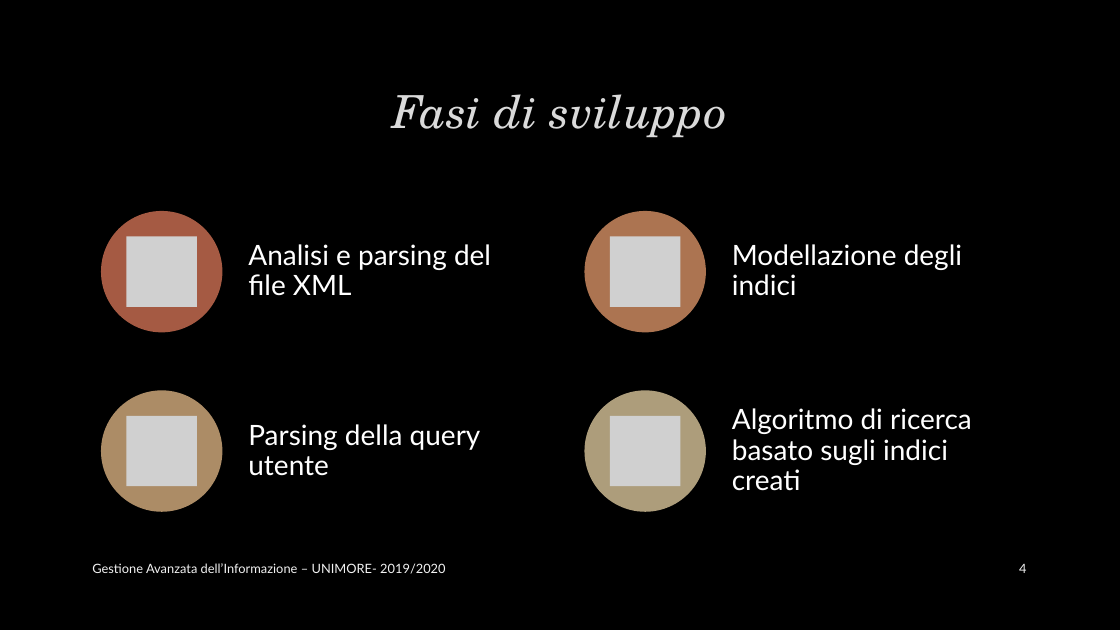
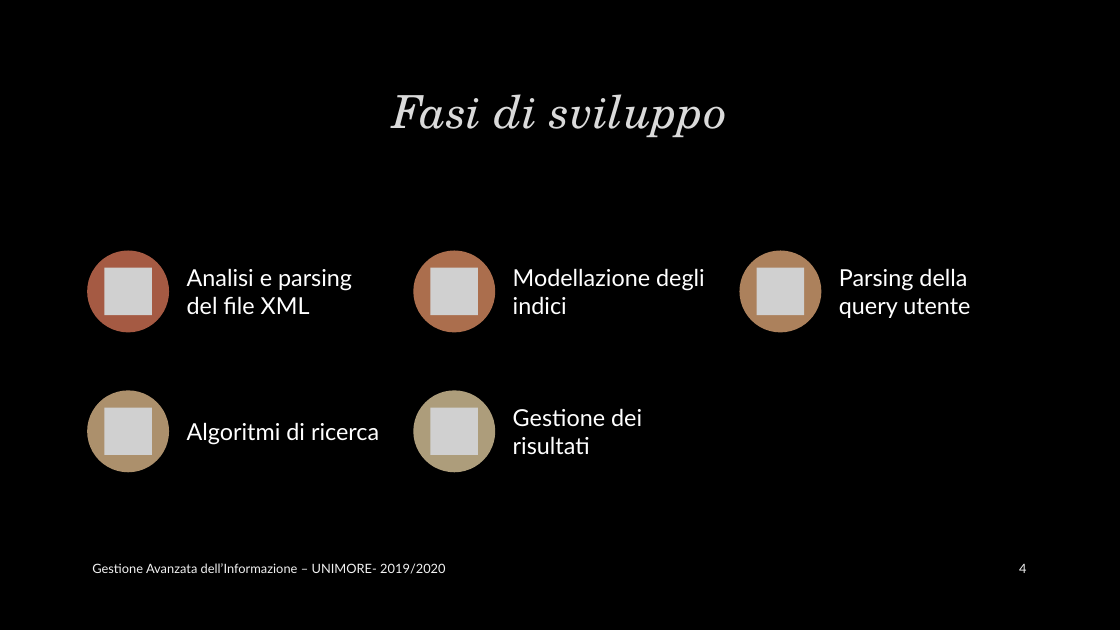
Before and after one commit to marcopiccinni/Search-Engine-for-DBLP, a slide deck: slide 4 of Doc-it.pptx. Drawn at 1120x630 pixels with LibreOffice and Linux fonts; fonts in the diff are those of the drawing; grey boxes stand for pictures; background and template pictures are left out. Boxes give left, top, right and bottom in pixels: in the first picture for what was removed or moved away, otherwise in the second. Text is boxed around its words. In the diff, an @@ line names an element or a change of style, - is before the commit and + after.

```diff
--- a/Doc-it.pptx
+++ b/Doc-it.pptx
@@ ellipse: place and size @@
-ellipse at bbox=[101, 211, 223, 333]
+ellipse at bbox=[87, 250, 170, 333]
@@ text "Analisi e parsing del file ...": place and size @@
-text "Analisi e parsing del file ..." at bbox=[248, 244, 491, 296]
+text "Analisi e parsing del file ..." at bbox=[187, 268, 352, 314]
@@ text "Modellazione degli indici": place and size @@
-text "Modellazione degli indici" at bbox=[732, 244, 962, 296]
+text "Modellazione degli indici" at bbox=[513, 268, 705, 314]
@@ picture: place and size @@
-picture at bbox=[127, 416, 197, 486]
+picture at bbox=[757, 268, 805, 316]
@@ size 24 to 20 pt; line spacing 0.9 to 1; less space between paragraphs in 3 elements at bbox=[187, 268, 352, 314], bbox=[513, 268, 705, 314], bbox=[839, 268, 970, 318] @@
@@ text "Parsing della query utente": place and size @@
-text "Parsing della query utente" at bbox=[248, 424, 481, 476]
+text "Parsing della query utente" at bbox=[839, 268, 970, 318]
@@ ellipse: place and size @@
-ellipse at bbox=[101, 391, 223, 513]
+ellipse at bbox=[87, 391, 170, 473]
@@ ellipse at bbox=[87, 391, 170, 473]: fill #AC8C66 to #AC906C @@
@@ ellipse: place and size @@
-ellipse at bbox=[585, 391, 707, 513]
+ellipse at bbox=[413, 391, 496, 473]
@@ group added at bbox=[104, 250, 822, 455]: 4 pictures, 2 ellipses, 2 texts @@
+Algoritmi di ricerca
+Gestione dei risultati
@@ group removed at bbox=[127, 211, 972, 491]: 3 pictures, 1 ellipse, 1 text @@
-Algoritmo di ricerca basato sugli indici creati
```
Also in this commit, not shown: 9 other slides changed, 7 slides added.
